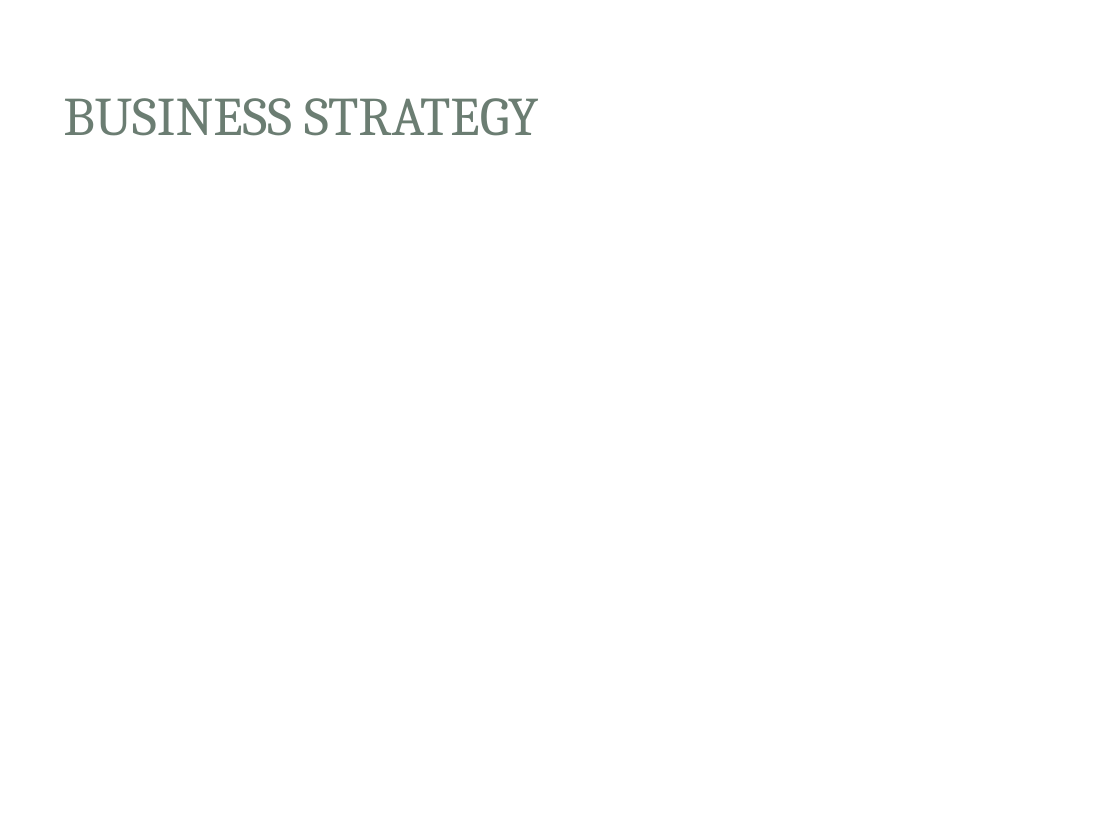
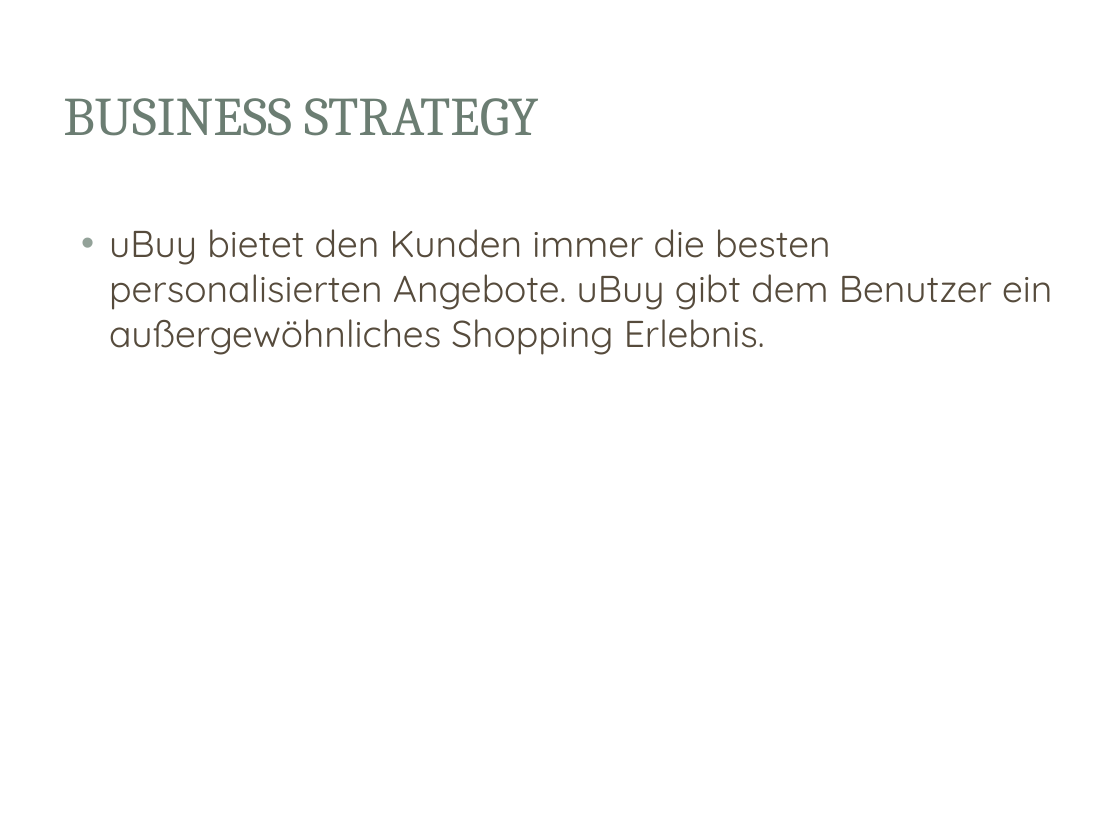
Before and after one commit to lightstalker89/MIT_SAD, a slide deck: slide 3 of 4th_sem/ak_SAD/grill_murrent/Ausgwählte Kapitel SAD.pptx. Drawn at 1120x840 pixels with LibreOffice and Linux fonts; fonts in the diff are those of the drawing; background and template pictures are left out. Boxes give left, top, right and bottom in pixels: in the first picture for what was removed or moved away, otherwise in the second. Text is boxed around its words. In the diff, an @@ line names an element or a change of style, - is before the commit and + after.

Commit message:
*) Updated business strategy

```diff
--- a/4th_sem/ak_SAD/grill_murrent/Ausgwählte Kapitel SAD.pptx
+++ b/4th_sem/ak_SAD/grill_murrent/Ausgwählte Kapitel SAD.pptx
@@ text added at [109, 229, 1052, 355], 24 pt, text #564B3C @@
+• uBuy bietet den Kunden immer die besten personalisierten Angebote. uBuy gibt dem Benutzer ein außergewöhnliches Shopping Erlebnis.
```
